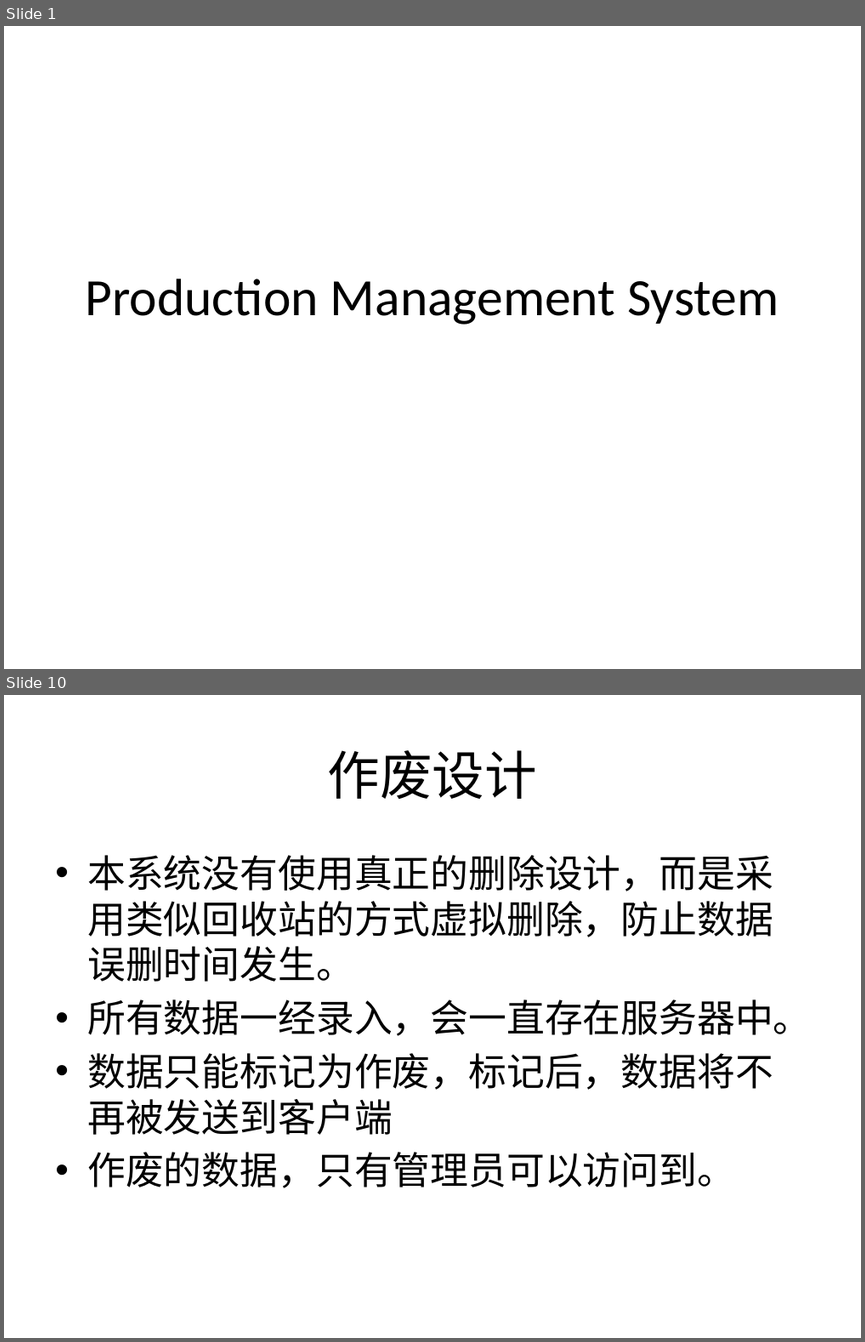
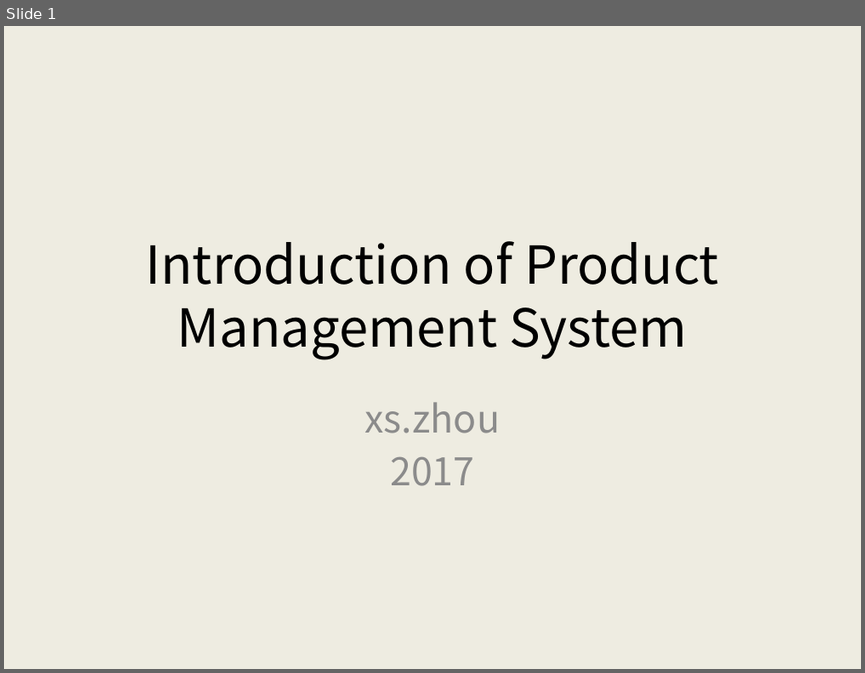
Before and after one commit to AlecSPb/PMS, a slide deck: PMSClient/Resource/Files/pmshelp_en.pptx. Shown one above the other, each under a label of ours: slides 1 and 10 before the commit, slide 1 after it; the slides between them are not shown. The pictures are 865x1342 and 865x673 pixels, drawn with LibreOffice and Linux fonts; fonts in the diff are those of the drawing. Boxes give left, top, right and bottom in pixels: in the first picture for what was removed or moved away, otherwise in the second. Text is boxed around its words. In the diff, an @@ line names an element or a change of style, - is before the commit and + after.

```diff
--- a/PMSClient/Resource/Files/pmshelp_en.pptx
+++ b/PMSClient/Resource/Files/pmshelp_en.pptx
@@ slide 10 removed at (4, 695, 861, 1338), background #FFFFFF @@
@@ title removed at (328, 750, 537, 799) @@
-作废设计
@@ text removed at (87, 855, 812, 1188) @@
-• 本系统没有使用真正的删除设计，而是采用类似回收站的方式虚拟删除，防止数据误删时间发生。
-• 所有数据一经录入，会一直存在服务器中。
-• 数据只能标记为作废，标记后，数据将不再被发送到客户端
-• 作废的数据，只有管理员可以访问到。
@@ slide 1 changed as well @@
@@ background #FFFFFF to #EEECE1 @@
@@ title at (145, 241, 719, 360): text changed; font Calibri to Noto Sans CJK SC @@
-Production Management System
+Introduction of Product Management System
@@ subtitle added at (365, 402, 500, 486), 32 pt, text #8C8C8C @@
+xs.zhou
+2017
```
Also in this commit, not shown: 1 other slide changed, 12 slides added, 9 other slides removed, 1 other file.
